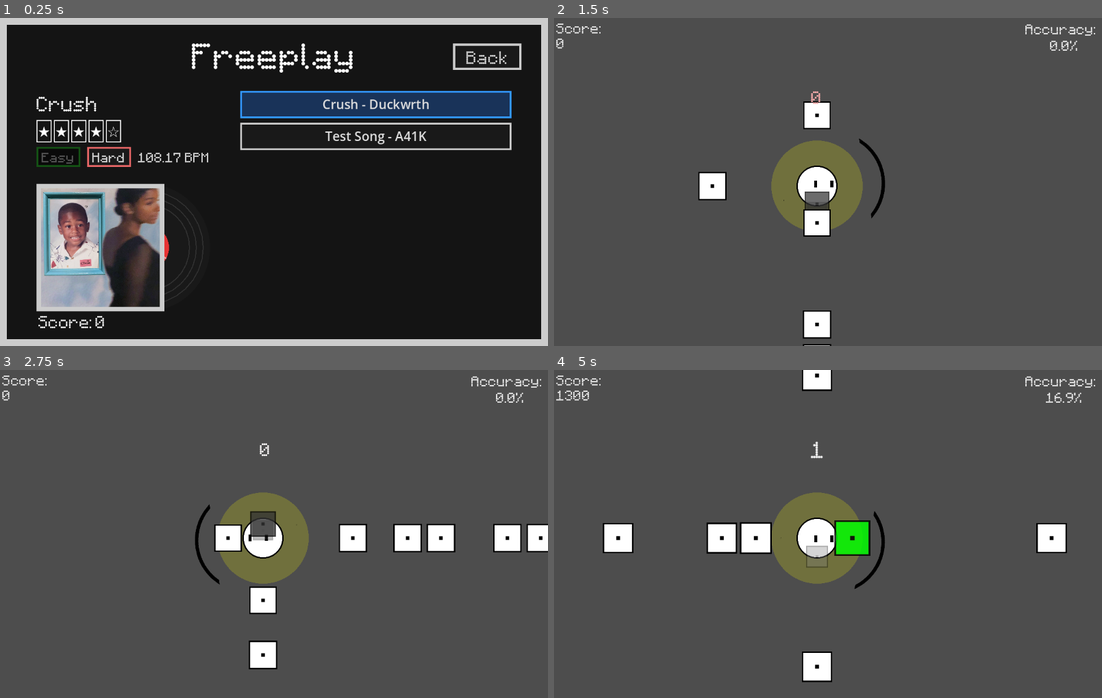
Above: before the commit, frames 1-4 (two rows, left to right).
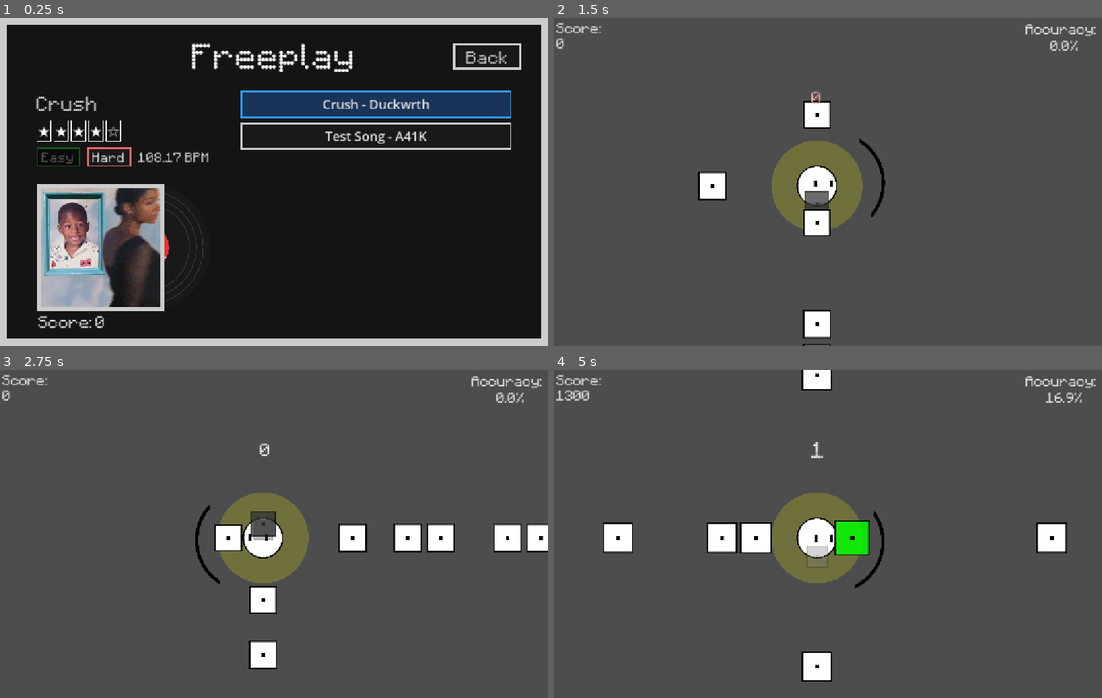
Above: after the commit, the same moments.

Repository: A41K/Another-Rhythm-Game
Game: Godot game, scene res://scenes/Freeplay.tscn
Same seed, same stepped clock (60 frames per second), same inputs: the game is played once before the commit and once after it.
Inputs (mouse positions are in pixels of both pictures, inside the frame that each line leads up to):
- Up to frame 1 (0.25 s): no input
- Up to frame 2 (1.5 s): click "Crush - Duckwrth" at 0.5 s; tap Enter at 1.25 s; move the mouse to (948, 165) at 1.27 s; hold Right from 1.28 s (still down); tap Alt at 1.35 s; click (948, 165) at 1.42 s
- Up to frame 3 (2.75 s): move the mouse to (164, 550) at 2.02 s; release Right at 2.03 s; hold Down from 2.03 s (still down); tap Shift at 2.1 s
- Up to frame 4 (5 s): move the mouse to (882, 461) at 2.77 s; release Down at 2.78 s; hold Right 2.78-3.53 s; tap Alt at 2.85, 4.35 s; move the mouse to (800, 599) at 3.52 s; hold Up 3.53-4.28 s; tap Shift at 3.6 s; click (800, 599) at 3.67 s; move the mouse to (992, 583) at 4.27 s; hold Left from 4.28 s (still down)

The runs differ from the first frame. In frame 1, 3.7% of the frame differs, in the area x 1-99%, y 7-98%; in frame 2, 0.8%; in frame 3, 1.0%; in frame 4, 1.1%.

Commit message:
v0.25.1 Small Changes
- Changed so that the canvas_items stretch so that the game is fucked up
- Added game_icon

Diff:
--- a/music-platformer/project.godot
+++ b/music-platformer/project.godot
@@ -13,7 +13,7 @@
 config/name="Another Rhythm Game"
 run/main_scene="uid://bawjf4aiwsdyw"
 config/features=PackedStringArray("4.6", "Forward Plus")
-config/icon="res://icon.svg"
+config/icon="uid://cyebid7kxyysg"
 
 [autoload]
 
@@ -23,6 +23,7 @@
 
 window/size/viewport_width=1200
 window/size/viewport_height=720
+window/stretch/mode="canvas_items"
 
 [editor_plugins]
 
Binary file added: music-platformer/assets/game_icon.png
Not shown, added: music-platformer/assets/game_icon.png.import
Not shown, changed: Another Rhythm Game.console.exe
Not shown, changed: Another Rhythm Game.exe
Not shown, changed: Another Rhythm Game.pck
Not shown, changed: index.apple-touch-icon.png
Not shown, changed: index.html
Not shown, changed: index.icon.png
Not shown, changed: index.pck
